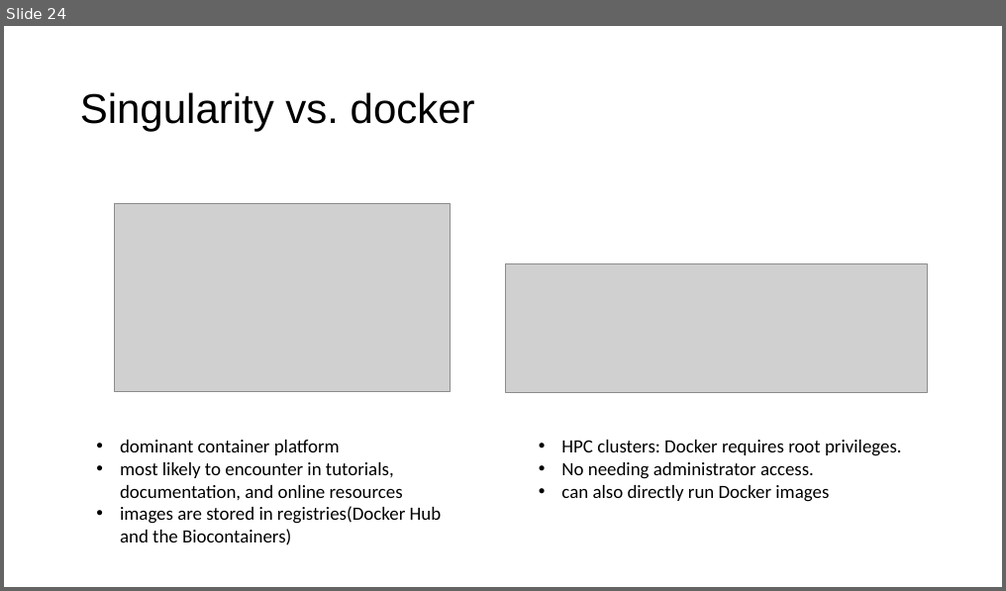
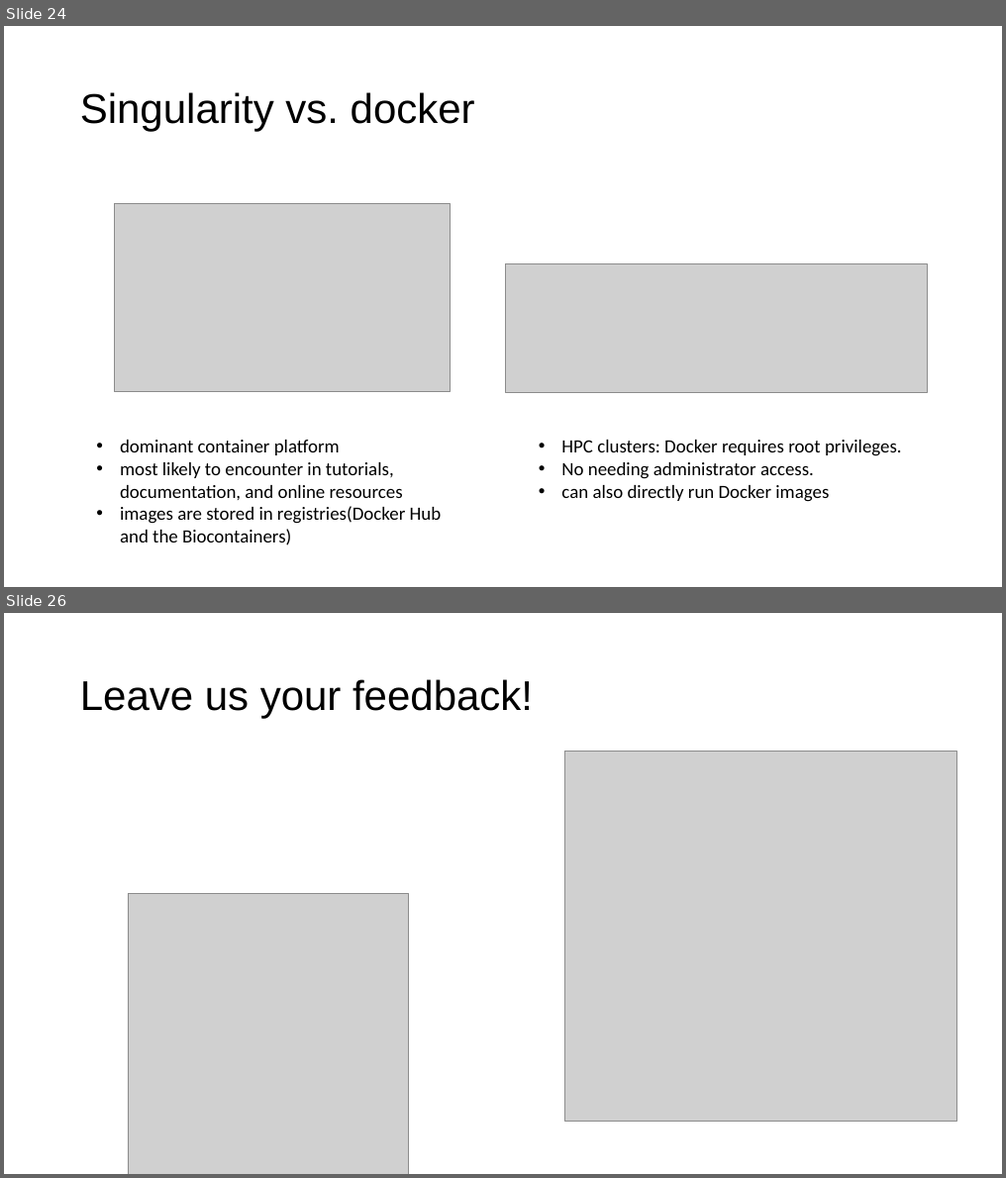
Before and after one commit to hurwitzlab/nextflow_crash_course, a slide deck: day1_material/slides/day1.pptx. Shown one above the other, each under a label of ours: slide 24 before the commit, slides 24 and 26 after it; the slides between them are not shown. The pictures are 1006x591 and 1006x1178 pixels, drawn with LibreOffice and Linux fonts; fonts in the diff are those of the drawing; grey boxes stand for pictures. Boxes give left, top, right and bottom in pixels: in the first picture for what was removed or moved away, otherwise in the second. Text is boxed around its words. In the diff, an @@ line names an element or a change of style, - is before the commit and + after.

```diff
--- a/day1_material/slides/day1.pptx
+++ b/day1_material/slides/day1.pptx
@@ slide 26 added at <box>4,613,1002,1174</box>, background #FFFFFF @@
@@ title added at <box>80,679,533,719</box>, 40 pt, text #000000 @@
+Leave us your feedback!
@@ picture added at <box>564,752,956,1122</box> @@
@@ picture added at <box>128,894,408,1174</box> @@
```
Also in this commit, not shown: 1 other slide added, 6 other files.
